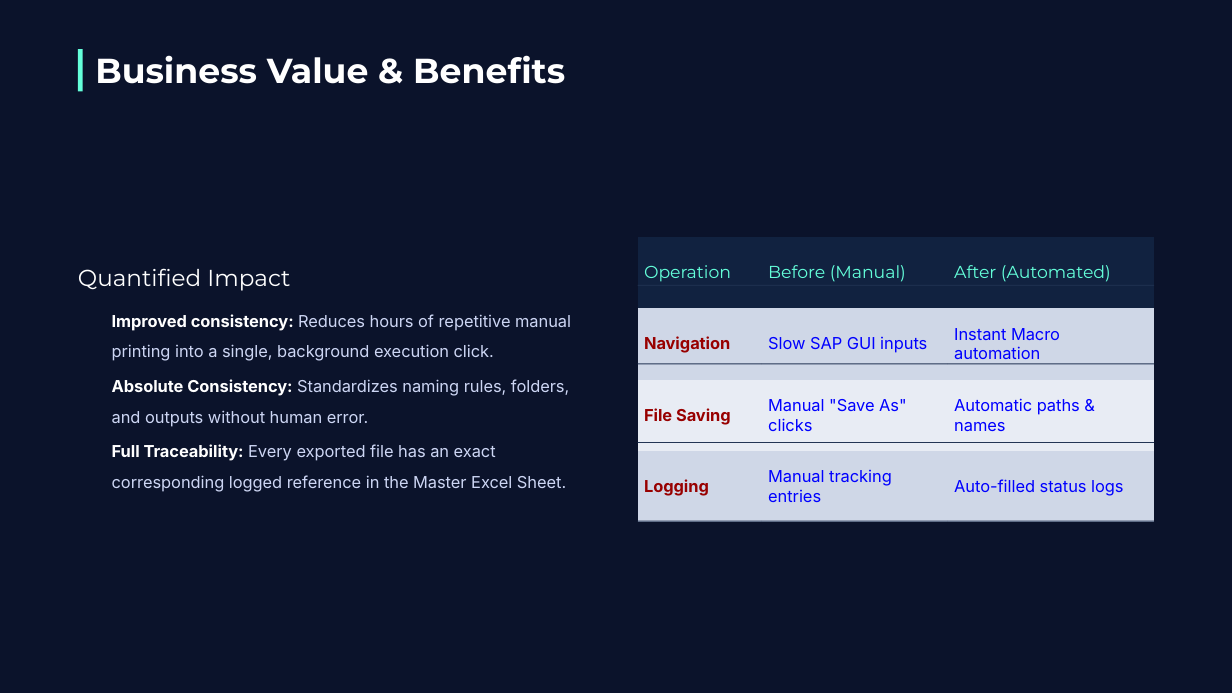
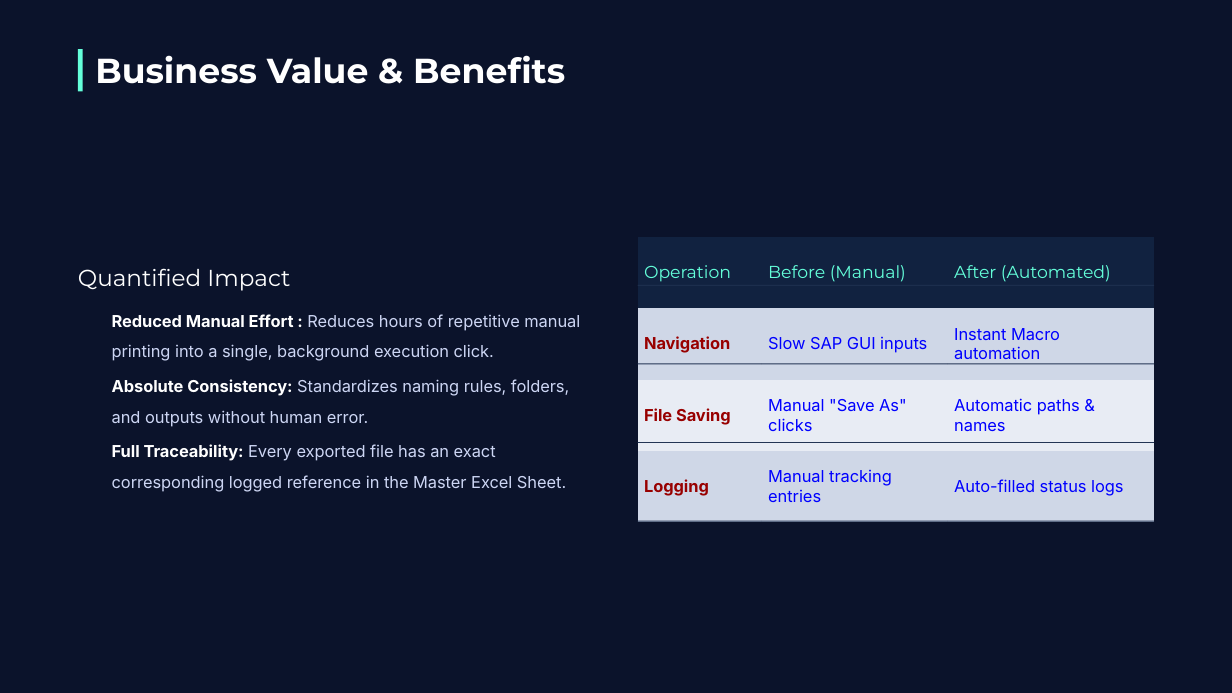
Before and after one commit to seungtaemoon/Portfolio, a slide deck: slide 4 of vba-sap-document-batch-export/Resources/Project_powerpoint_presentation.pptx. Drawn at 1232x693 pixels with LibreOffice and Linux fonts; fonts in the diff are those of the drawing; background and template pictures are left out. Boxes give left, top, right and bottom in pixels: in the first picture for what was removed or moved away, otherwise in the second. Text is boxed around its words. In the diff, an @@ line names an element or a change of style, - is before the commit and + after.

```diff
--- a/vba-sap-document-batch-export/Resources/Project_powerpoint_presentation.pptx
+++ b/vba-sap-document-batch-export/Resources/Project_powerpoint_presentation.pptx
@@ text at (112, 314, 580, 361): text changed @@
-Improved consistency: Reduces hours of repetitive manual printing into a single, background execution click.
+Reduced Manual Effort : Reduces hours of repetitive manual printing into a single, background execution click.
```
Also in this commit, not shown: 1 other slide changed.
